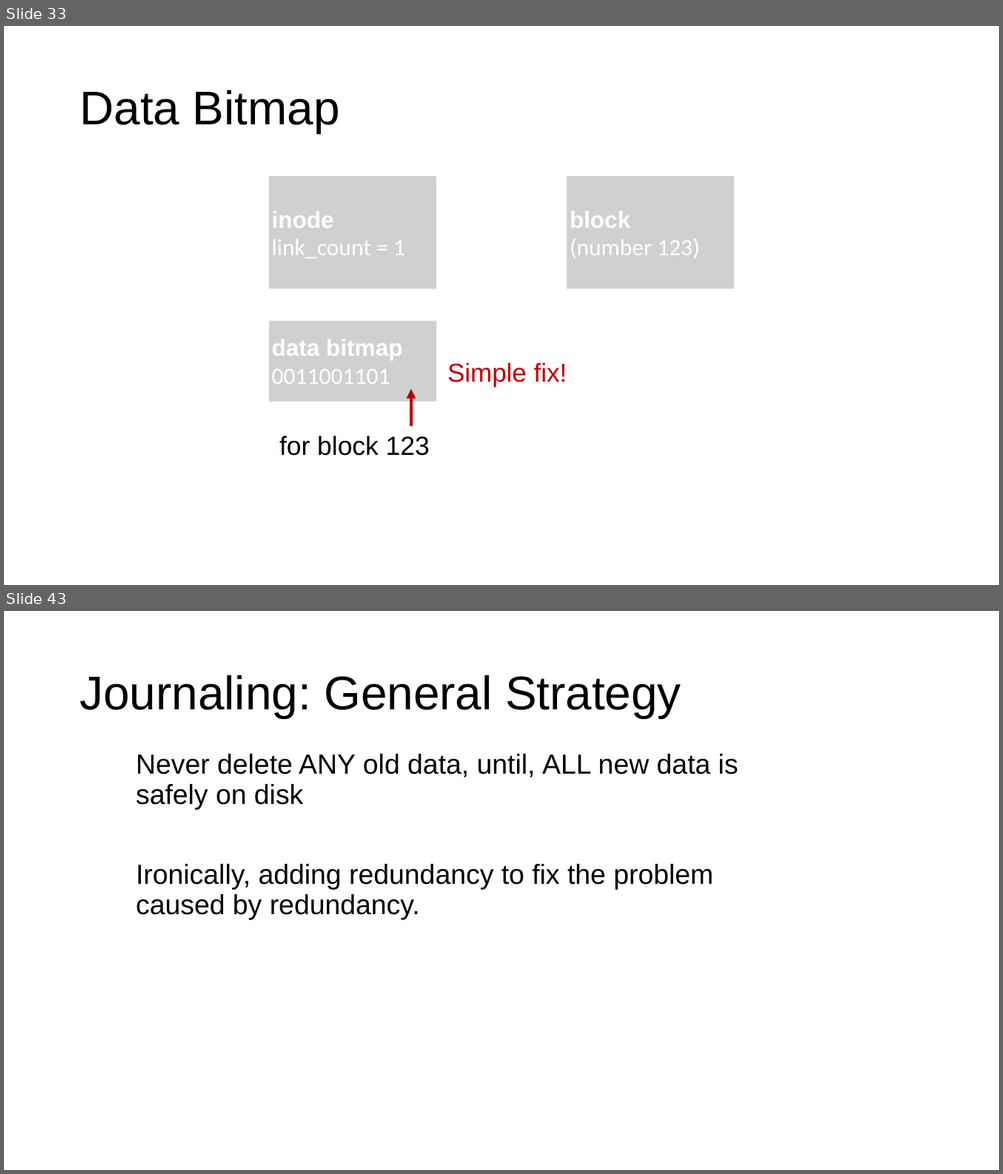
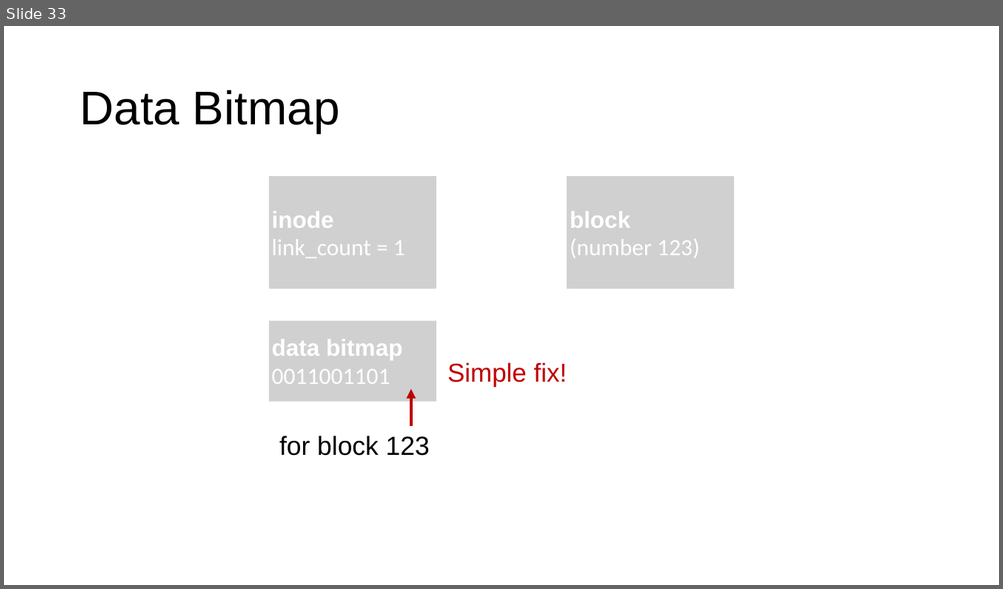
Before and after one commit to ngsrinivas/coursegen, a slide deck: ex/416-F23/staging/416-F23/lectures/12-crash-consistency.pptx. Shown one above the other, each under a label of ours: slides 33 and 43 before the commit, slide 33 after it; the slides between them are not shown. The pictures are 1003x1174 and 1003x589 pixels, drawn with LibreOffice and Linux fonts; fonts in the diff are those of the drawing; grey boxes stand for pictures. Boxes give left, top, right and bottom in pixels: in the first picture for what was removed or moved away, otherwise in the second. Text is boxed around its words. In the diff, an @@ line names an element or a change of style, - is before the commit and + after.

```diff
--- a/ex/416-F23/staging/416-F23/lectures/12-crash-consistency.pptx
+++ b/ex/416-F23/staging/416-F23/lectures/12-crash-consistency.pptx
@@ slide 43 removed at <box>4,611,999,1170</box>, background #FFFFFF @@
@@ title removed at <box>79,675,681,718</box> @@
-Journaling: General Strategy
@@ text removed at <box>136,754,738,920</box> @@
-Never delete ANY old data, until, ALL new data is safely on disk
-Ironically, adding redundancy to fix the problem caused by redundancy.
```
Also in this commit, not shown: 71 other slides removed, 3 other files.
